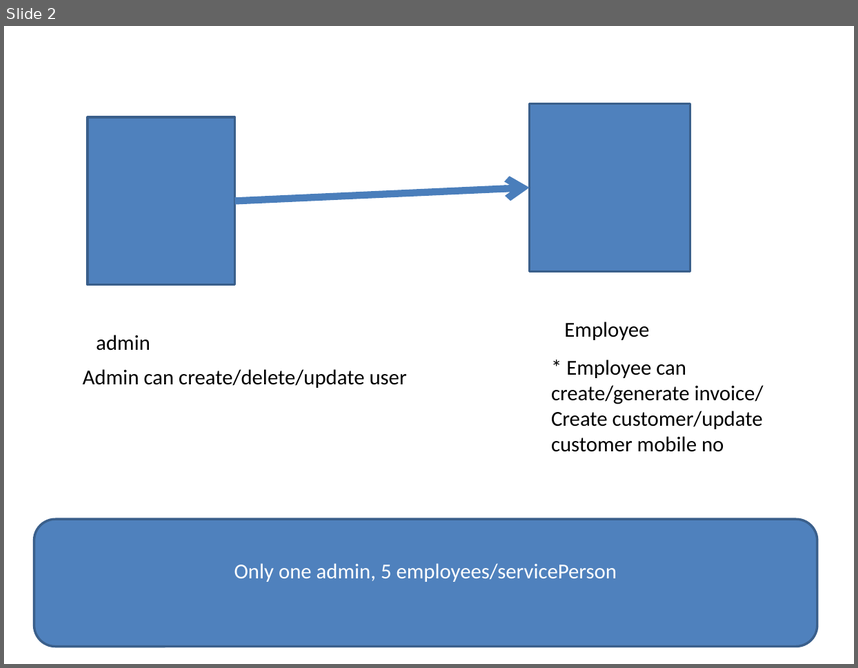
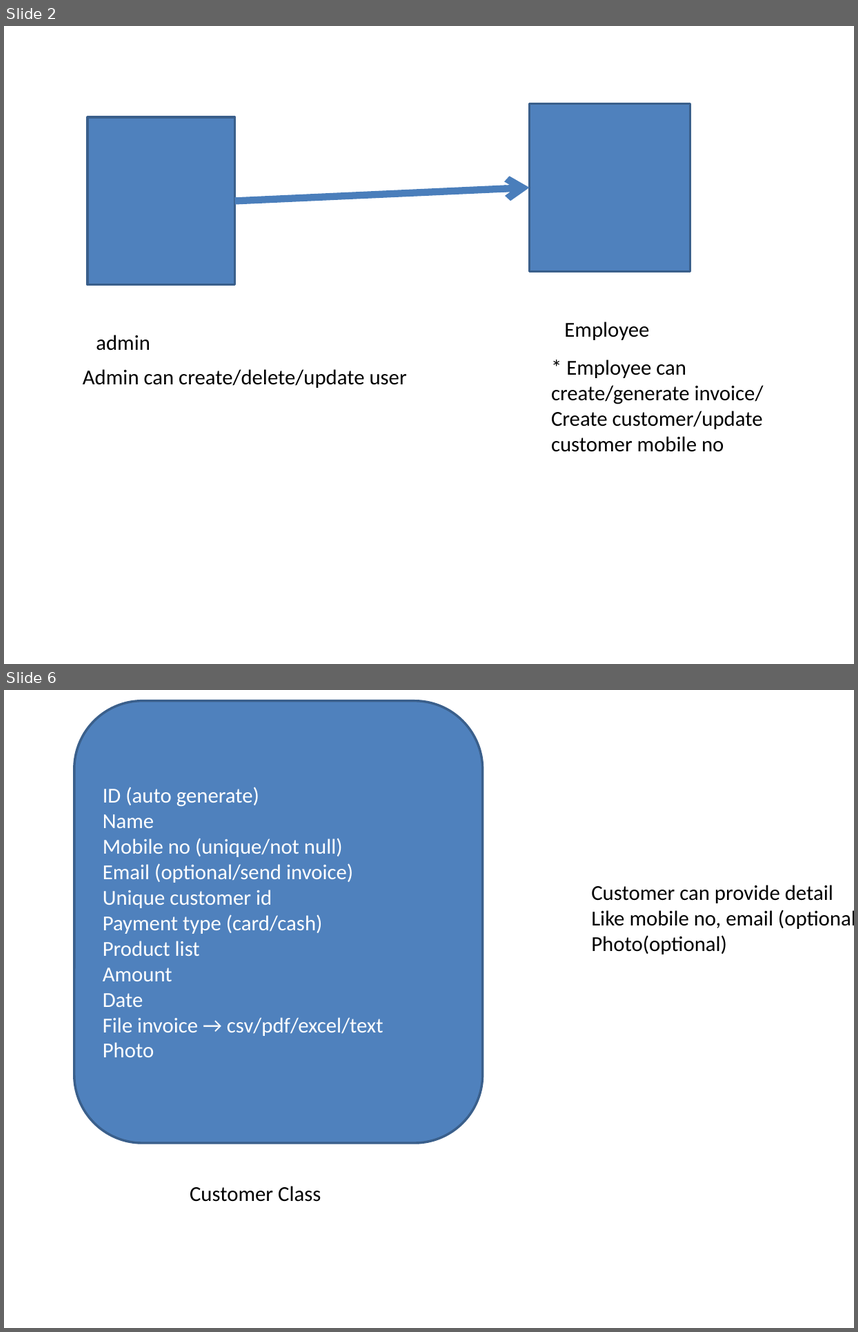
Before and after one commit to prakash8876/spring-jdbc-demo, a slide deck: market/market project.pptx. Shown one above the other, each under a label of ours: slide 2 before the commit, slides 2 and 6 after it; the slides between them are not shown. The pictures are 858x668 and 858x1332 pixels, drawn with LibreOffice and Linux fonts; fonts in the diff are those of the drawing. Boxes give left, top, right and bottom in pixels: in the first picture for what was removed or moved away, otherwise in the second. Text is boxed around its words. In the diff, an @@ line names an element or a change of style, - is before the commit and + after.

```diff
--- a/market/market project.pptx
+++ b/market/market project.pptx
@@ slide 6 added at (x1=4, y1=690, x2=854, y2=1328), background #FFFFFF @@
@@ rounded rectangle added at (x1=74, y1=701, x2=483, y2=1143), fill #4F81BD, outline #3A5F8C 2 pt, 18 pt, text #FFFFFF @@
+ID (auto generate)
+Name
+Mobile no (unique/not null)
+Email (optional/send invoice)
+Unique customer id
+Payment type (card/cash)
+Product list
+Amount
+Date
+File invoice → csv/pdf/excel/text
+Photo
@@ text added at (x1=591, y1=885, x2=854, y2=954), 18 pt, text #000000 @@
+Customer can provide detail
+Like mobile no, email (optional)
+Photo(optional)
@@ text added at (x1=190, y1=1185, x2=321, y2=1201), 18 pt, text #000000 @@
+Customer Class
@@ slide 2 changed as well @@
@@ rounded rectangle removed at (x1=34, y1=519, x2=817, y2=646) @@
-Only one admin, 5 employees/servicePerson
```
Also in this commit, not shown: 1 other slide changed, 4 other slides added.
